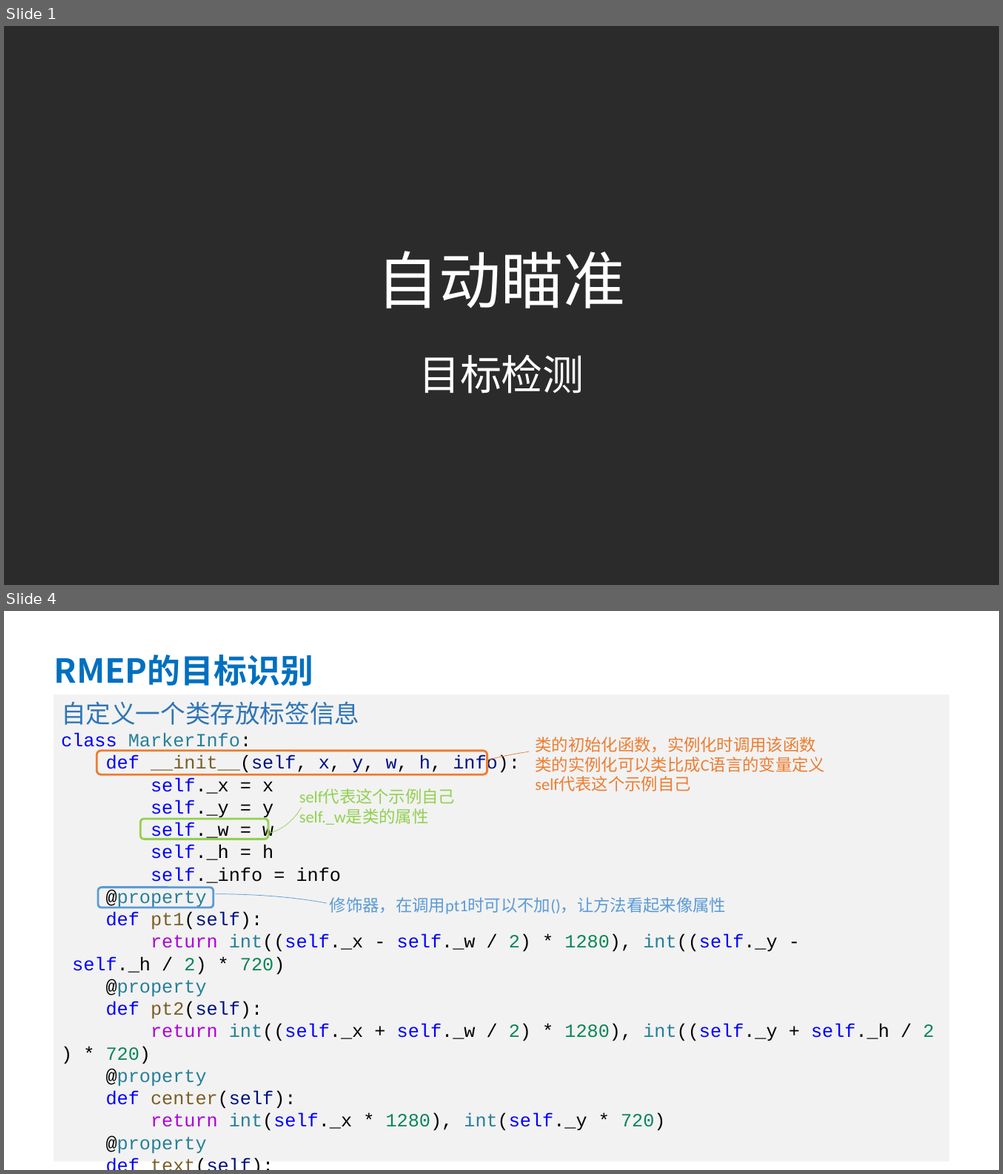
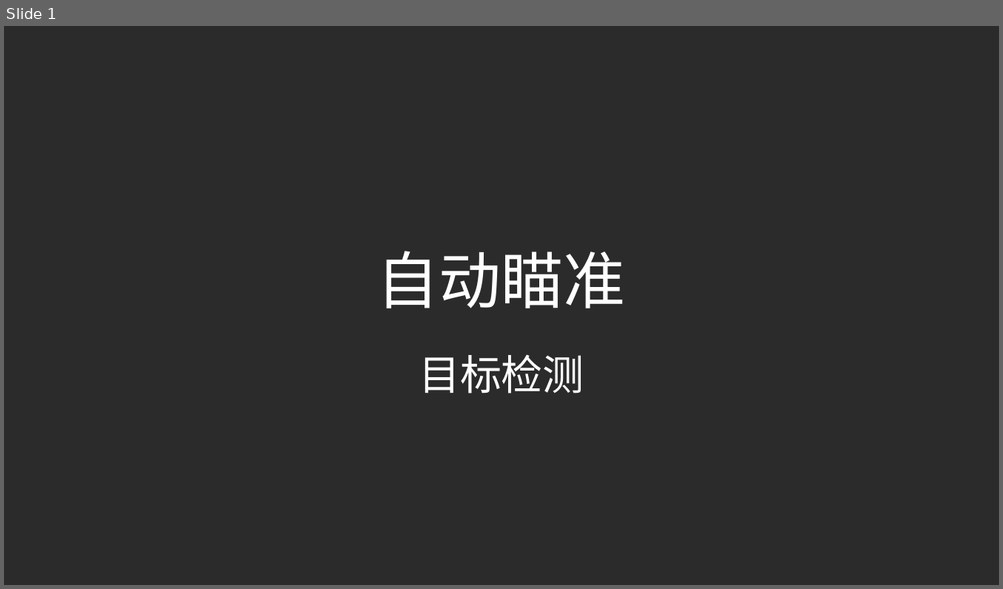
Before and after one commit to oy-tj/RMEPCourseDemo, a slide deck: 07 云台控制/07 自动瞄准-云台控制.pptx. Shown one above the other, each under a label of ours: slides 1 and 4 before the commit, slide 1 after it; the slides between them are not shown. The pictures are 1003x1174 and 1003x589 pixels, drawn with LibreOffice and Linux fonts; fonts in the diff are those of the drawing; background and template pictures are left out; a plain dark background stands for a picture behind light text. Boxes give left, top, right and bottom in pixels: in the first picture for what was removed or moved away, otherwise in the second. Text is boxed around its words. In the diff, an @@ line names an element or a change of style, - is before the commit and + after.

```diff
--- a/07 云台控制/07 自动瞄准-云台控制.pptx
+++ b/07 云台控制/07 自动瞄准-云台控制.pptx
@@ slide 4 removed at [4,611,999,1170], background picture (left out) @@
@@ title removed at [54,655,313,686] @@
-RMEP的目标识别
@@ rectangle removed at [54,695,949,1162] @@
-自定义一个类存放标签信息
-class MarkerInfo:
-def __init__(self, x, y, w, h, info):
-self._x = x
-self._y = y
-self._w = w
-self._h = h
-self._info = info
-@property
-def pt1(self):
-return int((self._x - self._w / 2) * 1280), int((self._y - self._h / 2) * 720)
-@property
-def pt2(self):
-return int((self._x + self._w / 2) * 1280), int((self._y + self._h / 2) * 720)
-@property
-def center(self):
-return int(self._x * 1280), int(self._y * 720)
-@property
-def text(self):
-return self._info
@@ arc (boxed as its full ellipse) removed at [214,729,325,849] @@
@@ arc (boxed as its full ellipse) removed at [367,729,626,862] @@
@@ text removed at [535,737,825,792] @@
-类的初始化函数，实例化时调用该函数
-类的实例化可以类比成C语言的变量定义
-self代表这个示例自己
@@ rounded rectangle removed at [96,751,486,775] @@
@@ text removed at [299,789,455,825] @@
-self代表这个示例自己
-self._w是类的属性
@@ rounded rectangle removed at [141,819,268,840] @@
@@ arc (boxed as its full ellipse) removed at [46,894,384,968] @@
@@ rounded rectangle removed at [98,888,213,908] @@
@@ text removed at [330,897,726,914] @@
-修饰器，在调用pt1时可以不加()，让方法看起来像属性
```
Also in this commit, not shown: 3 slides changed, 2 slides added, 2 other slides removed.
